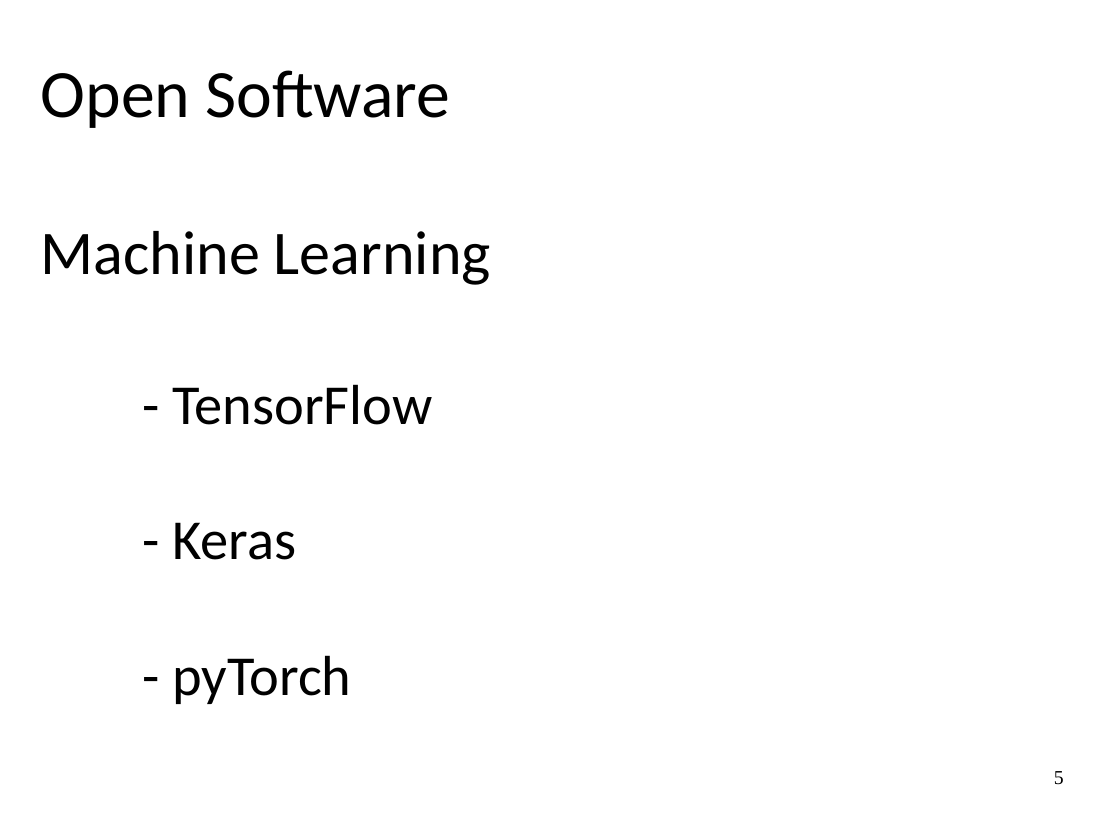
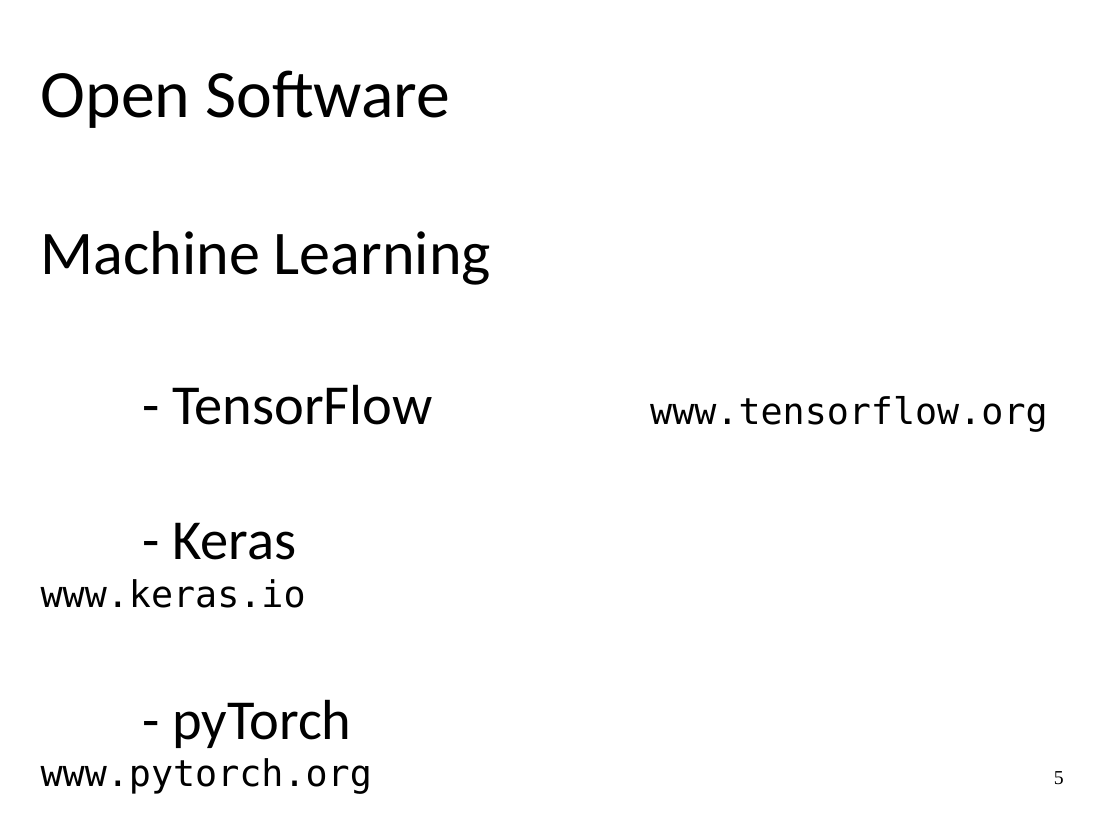
Before and after one commit to JRMeyer/kyrgyz-voice-hackathon, a slide deck: slide 5 of slides/open-tools.odp. Drawn at 1120x840 pixels with LibreOffice and Linux fonts; fonts in the diff are those of the drawing. Boxes give left, top, right and bottom in pixels: in the first picture for what was removed or moved away, otherwise in the second. Text is boxed around its words. In the diff, an @@ line names an element or a change of style, - is before the commit and + after.

```diff
--- a/slides/open-tools.odp
+++ b/slides/open-tools.odp
@@ subtitle at (41,384,1047,794): text changed; size 40 to 26 pt; font Calibri to DejaVu Sans Mono @@
-- TensorFlow
-- Keras
-- pyTorch
+- TensorFlow www.tensorflow.org
+- Keras www.keras.io
+- pyTorch www.pytorch.org
```
Also in this commit, not shown: 2 other slides changed, 6 other files.
